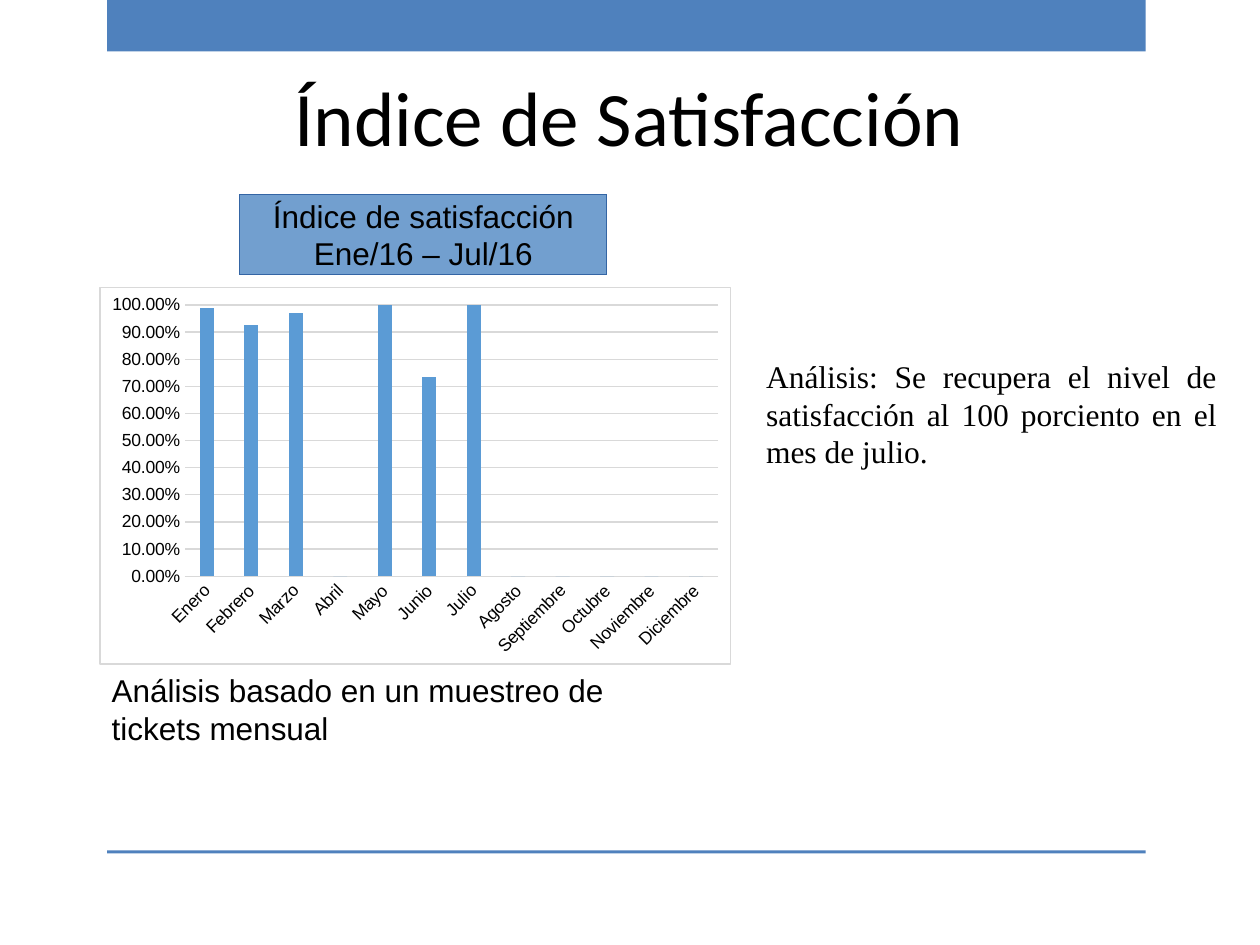
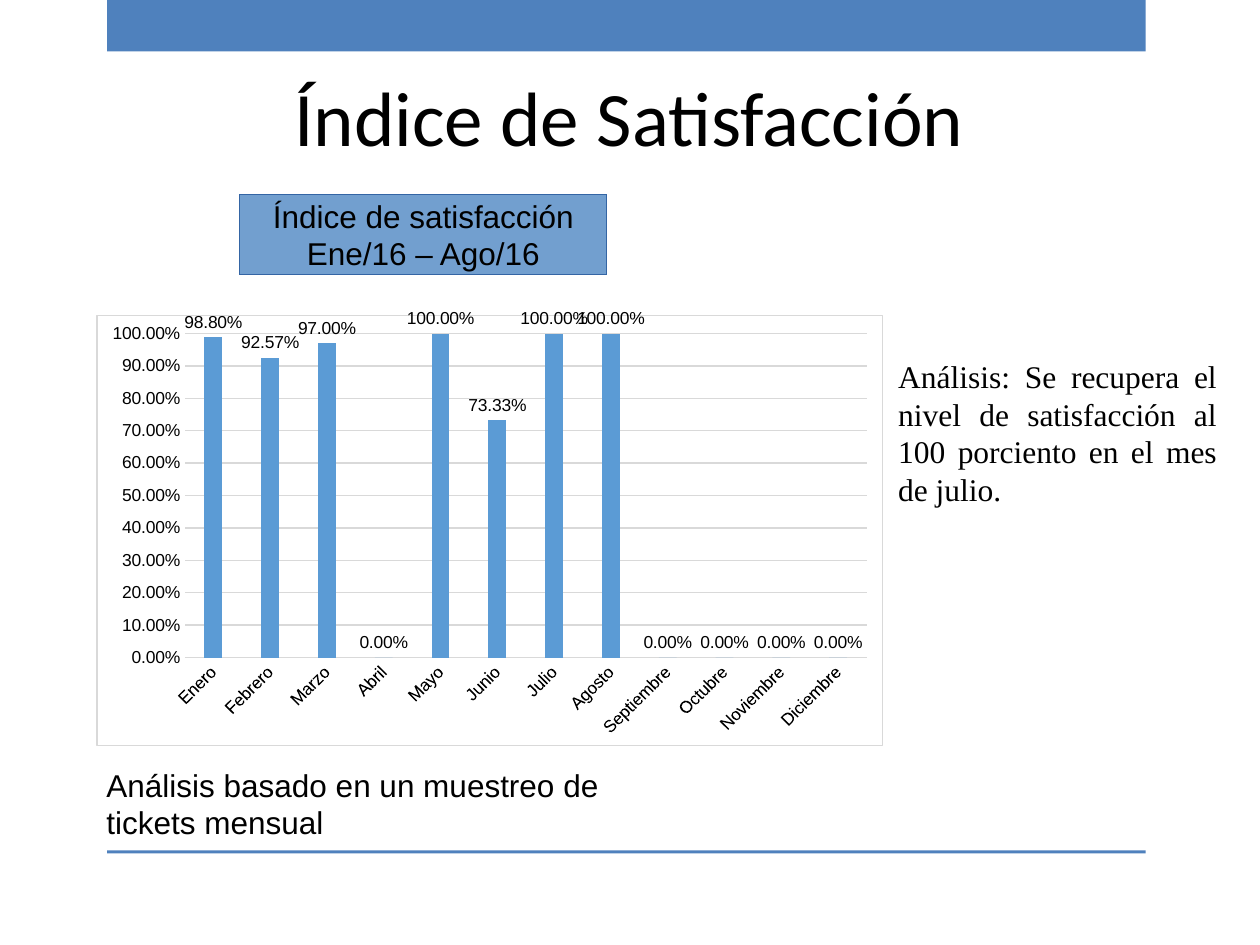
Before and after one commit to ricardo-novelasos/SOSQTP, a slide deck: slide 18 of Proyectos/2016/Métricas y monitoreo/Reporte_monitoreo_2016.pptx. Drawn at 1260x945 pixels with LibreOffice and Linux fonts; fonts in the diff are those of the drawing; background and template pictures are left out. Boxes give left, top, right and bottom in pixels: in the first picture for what was removed or moved away, otherwise in the second. Text is boxed around its words. In the diff, an @@ line names an element or a change of style, - is before the commit and + after.

```diff
--- a/Proyectos/2016/Métricas y monitoreo/Reporte_monitoreo_2016.pptx
+++ b/Proyectos/2016/Métricas y monitoreo/Reporte_monitoreo_2016.pptx
@@ text in rectangle at (x1=307, y1=242, x2=540, y2=271): text changed @@
-Ene/16 – Jul/16
+Ene/16 – Ago/16
@@ column chart at (x1=96, y1=309, x2=882, y2=746) @@
-Series 1: 0.99, 0.93, 0.97, 0, 1, 0.73, 1, -, -, -, -, -
+Series 1: 0.988, 0.9257, 0.97, 0, 1, 0.7333, 1, 1, -, -, -, -
@@ data labels of Series 1 added @@
@@ column chart resized from (x1=100, y1=287, x2=732, y2=665) to (x1=96, y1=309, x2=882, y2=746) @@
@@ text "Análisis: Se recupera el nivel ..." rewrapped from (x1=766, y1=366, x2=1217, y2=470) to (x1=898, y1=366, x2=1217, y2=508) @@
@@ text "Análisis basado en un muestreo ..." moved from (x1=112, y1=678, x2=603, y2=741) to (x1=106, y1=773, x2=598, y2=835) @@
```
Also in this commit, not shown: 20 other slides changed, 1 other file.
